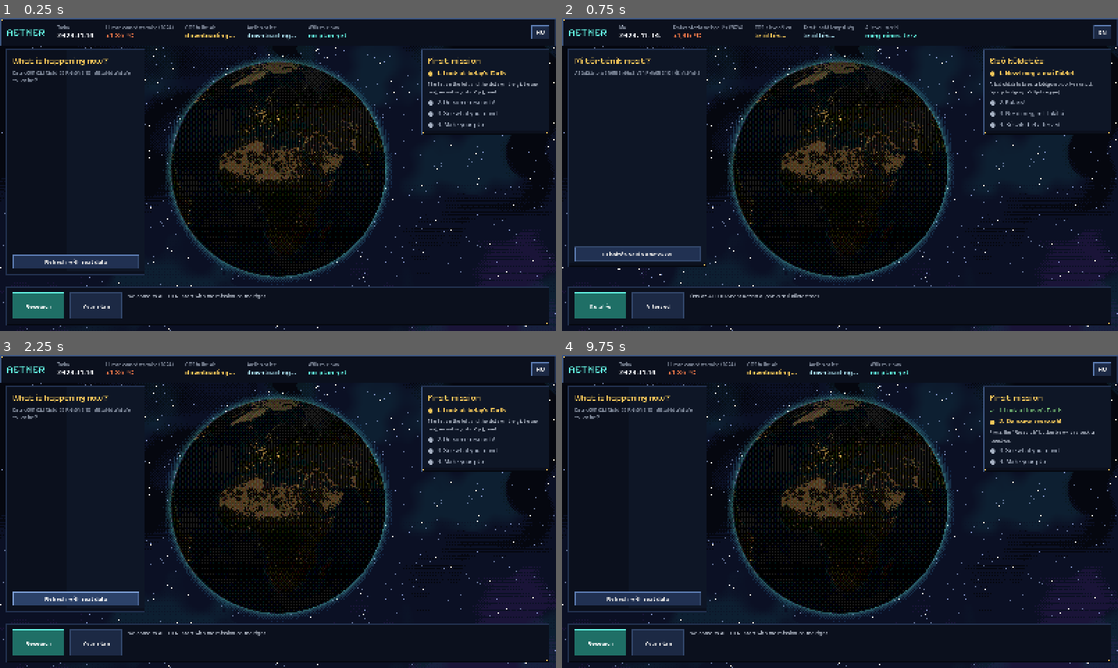
Above: before the commit, frames 1-4 (two rows, left to right).
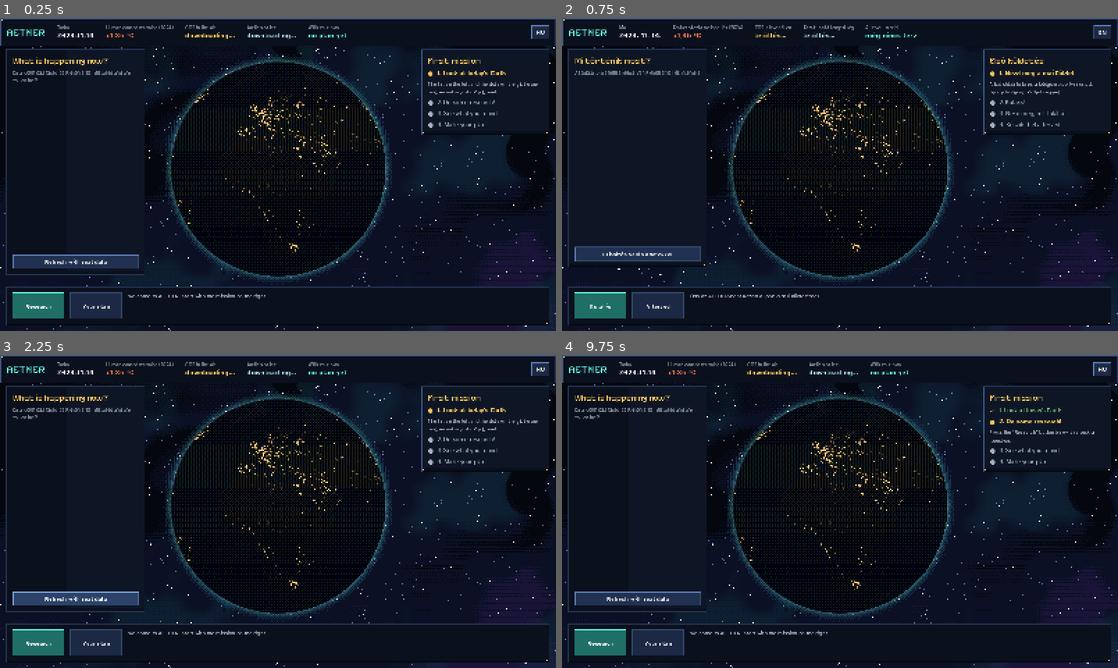
Above: after the commit, the same moments.

Repository: roadside/aether
Game: Godot game, scene res://scenes/main.tscn
The game is run twice, just before and just after one commit, with the same random seed, the same clock (stepped at 60 frames per second) and the same inputs.
Inputs:
- Up to frame 1 (0.25 s): no input
- Up to frame 2 (0.75 s): click "HU" at 0.5 s
- Up to frame 3 (2.25 s): click "EN" at 1.25 s; click "Refresh with real data" at 2 s
- Up to frame 4 (9.75 s): click "Research" at 2.75 s; click "What is it, and what is it go…" at 3.5 s; click "Try again" at 4.25 s; click "Research this" at 5 s; click "Try again" at 5.75 s; click "What is it, and what is it go…" at 6.5 s; click "Wikipedia: Enhanced weatherin…" at 7.25 s; click "CO₂ sequestration and soil im…" at 8 s; click "Review and syntheses: Ocean a…" at 8.75 s; click "Reviews and syntheses: Carbon…" at 9.5 s

The runs differ from the first frame. In frame 1, 9.4% of the frame differs, in the area x 30-70%, y 13-83%; in frame 2, 9.4%; in frame 3, 9.4%; in frame 4, 9.5%.

Commit message:
Éjszakai oldal: sötét felszín, élesebb városfények, keskeny alkonysáv; saját ikon (festett földgömb)
Co-Authored-By: Claude Opus 5.5 <noreply@anthropic.com>
Claude-Session: https://claude.ai/code/session_01T6sPwaPiVjASr8DLyjC9bo

Diff:
--- a/AETHER_godot/project.godot
+++ b/AETHER_godot/project.godot
@@ -10,6 +10,7 @@
 run/main_scene="res://scenes/main.tscn"
 config/features=PackedStringArray("4.7", "GL Compatibility")
 config/icon="res://icon.svg"
+config/windows_native_icon="res://icon.ico"
 
 [display]
 
--- a/AETHER_godot/shaders/globe.gdshader
+++ b/AETHER_godot/shaders/globe.gdshader
@@ -107,15 +107,18 @@
 		col = mix(col, cloud_col, cv > 0.6 ? 1.0 : (cv > 0.3 ? 0.6 : cv));
 
 		// naplemente-sáv és perem-pára
-		if (ndl > -0.05 && ndl < 0.16) {
-			col = mix(col, vec3(1.0, 0.55, 0.31), 0.18 * (1.0 - abs(ndl - 0.05) / 0.11));
+		// keskeny, halvány alkonysáv a nappal-éjszaka határán
+		if (ndl > -0.03 && ndl < 0.07) {
+			col = mix(col, vec3(1.0, 0.55, 0.31), 0.10 * (1.0 - abs(ndl - 0.02) / 0.05));
 		}
 		float rim = pow(1.0 - n.z, 3.0);
 		col = mix(col, vec3(0.43, 0.75, 1.0), min(0.55, rim * 0.9 * (0.4 + max(0.0, ndl))) * step(-0.1, ndl));
 
 		// éjszakai oldal: városfények
 		float night = smoothstep(0.02, -0.12, ndl);
-		col = mix(col, col * 0.3 + texture(night_map, tex).rgb * (1.0 - cv * 0.8), night);
+		// éjjel a felszín szinte sötét (kékes árnyalat), csak a városfények világítanak
+		vec3 dark_side = col * 0.12 + vec3(0.01, 0.02, 0.05);
+		col = mix(col, dark_side + texture(night_map, tex).rgb * (1.0 - cv * 0.8), night);
 
 		COLOR = vec4(posterize(clamp(col, 0.0, 1.0), d), 1.0);
 	}
Binary file changed: AETHER_godot/assets/earth_night.png
Binary file added: AETHER_godot/icon.ico
